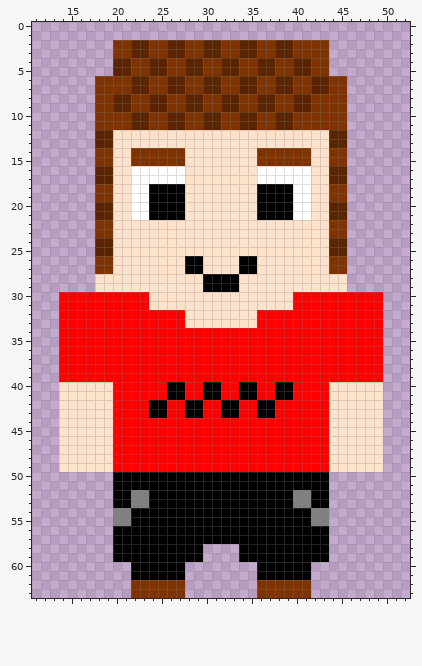
A pixel-art sprite gets an edit: John-s-adventure-/JohnGame/data/npc/manos.png. Above, as it was before the edit.
The file is 64x64 pixels. Colours within 5 levels of each other are drawn and written as one. Shown: x 11..52, y 0..63.
After the commit:
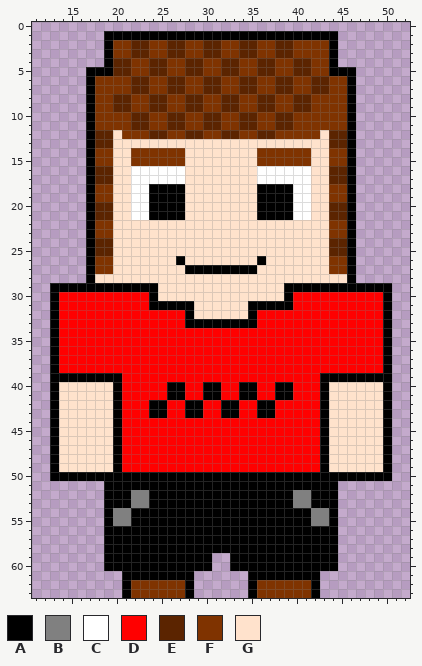
Palette (. is transparent): A #000000  B #808080  C #ffffff  D #ff0000  E #5b2400  F #7f3300  G #ffe2cc
Difference:
y 1: x 19..44 .......................... -> AAAAAAAAAAAAAAAAAAAAAAAAAA
y 2..4: x 19 . -> A; x 44 . -> A
y 5: x 17..19 ... -> AAA; x 44..46 ... -> AAA
y 6..11: x 17 . -> A; x 46 . -> A
y 12: x 17 . -> A; x 21..42 GGGGGGGGGGGGGGGGGGGGGG -> FFFEEFFEEFFEEFFEEFFFFF; x 46 . -> A
y 13..25: x 17 . -> A; x 46 . -> A
y 26: x 17 . -> A; x 27..29 GAA -> AGG; x 34..36 AAG -> GGA; x 46 . -> A
y 27: x 17 . -> A; x 30..33 GGGG -> AAAA; x 46 . -> A
y 28: x 17 . -> A; x 30..33 AAAA -> GGGG; x 46 . -> A
y 29: x 13..24 .....GGGGGGG -> AAAAAAAAAAAA; x 30..33 AAAA -> GGGG; x 39..50 GGGGGGG..... -> AAAAAAAAAAAA
y 30: x 13 . -> A; x 24 G -> A; x 39 G -> A; x 50 . -> A
y 31: x 13 . -> A; x 24..28 GGGGG -> AAAAA; x 35..39 GGGGG -> AAAAA; x 50 . -> A
y 32: x 13 . -> A; x 28 G -> A; x 35 G -> A; x 50 . -> A
y 33: x 13 . -> A; x 28..35 GGGGGGGG -> AAAAAAAA; x 50 . -> A
y 34..38: x 13 . -> A; x 50 . -> A
y 39: x 13..20 .DDDDDDD -> AAAAAAAA; x 43..50 DDDDDDD. -> AAAAAAAA
y 40..49: x 13 . -> A; x 20 D -> A; x 43 D -> A; x 50 . -> A
y 50: x 13..19 ....... -> AAAAAAA; x 44..50 ....... -> AAAAAAA
y 51..57: x 19 . -> A; x 44 . -> A
y 58: x 19 . -> A; x 30..33 .... -> AAAA; x 44 . -> A
y 59: x 19 . -> A; x 30 . -> A; x 33 . -> A; x 44 . -> A
y 60: x 19..21 ... -> AAA; x 28..30 ... -> AAA; x 33..35 ... -> AAA; x 42..44 ... -> AAA
y 61..63: x 21 . -> A; x 28 . -> A; x 35 . -> A; x 42 . -> A
